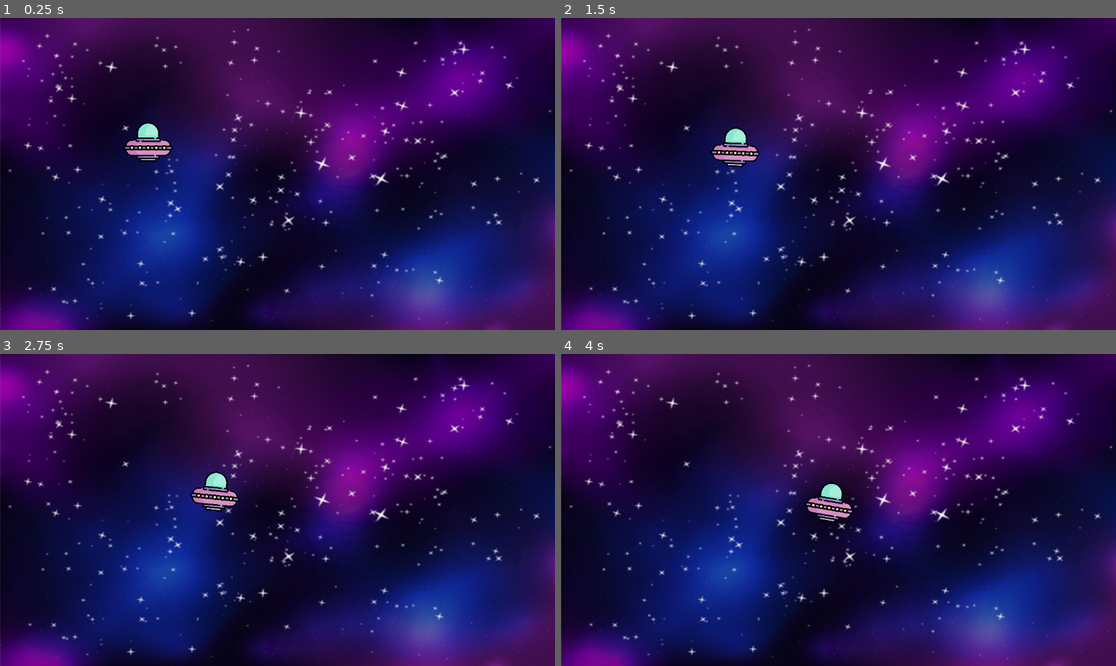
Above: before the commit, frames 1-4 (two rows, left to right).
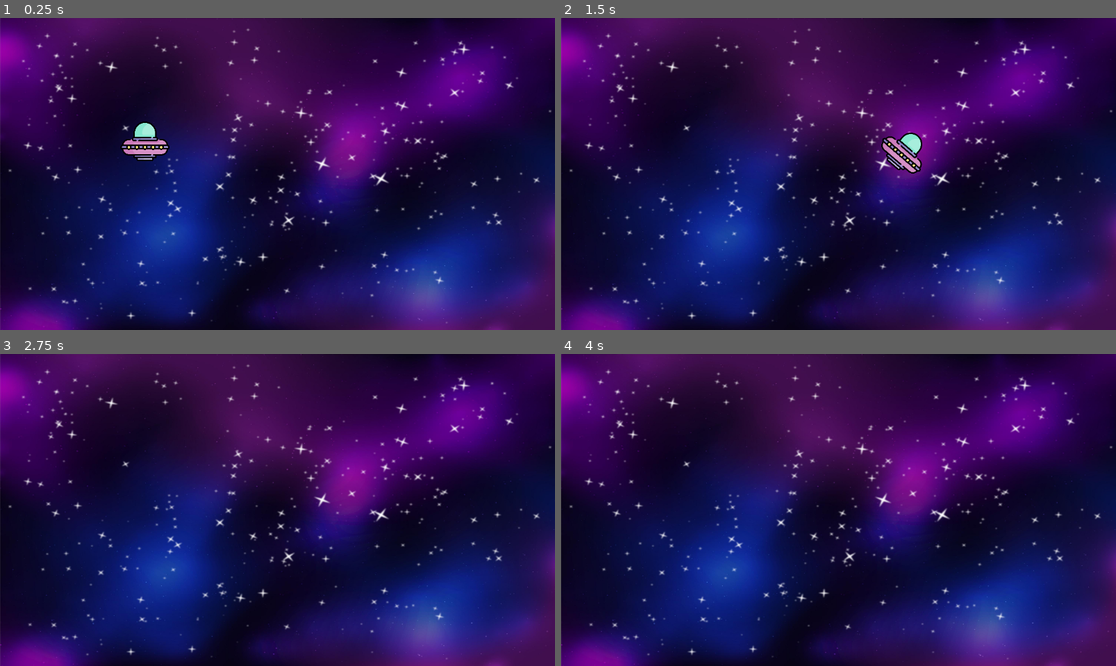
Above: after the commit, the same moments.

Repository: ben-miles/gamedevspeedysaucer
Game: Godot game, scene res://level_1.tscn
The game is run twice, just before and just after one commit, with the same random seed, the same clock (stepped at 60 frames per second) and the same inputs.
Inputs:
- Up to frame 1 (0.25 s): no input
- Up to frame 2 (1.5 s): hold Right (move_right, bound only after the commit) 0.53-1.28 s; hold Down (move_down, bound only after the commit) from 1.28 s (still down)
- Up to frame 3 (2.75 s): release Down (move_down, bound only after the commit) at 2.03 s; hold Right (move_right, bound only after the commit) from 2.03 s (still down)
- Up to frame 4 (4 s): release Right (move_right, bound only after the commit) at 2.78 s; hold Up (move_up, bound only after the commit) 2.78-3.53 s; hold Left (move_left, bound only after the commit) from 3.53 s (still down)

The runs differ from the first frame. In frame 1, 0.5% of the frame differs, in the area x 21-32%, y 33-47%; in frame 2, 1.4%, in the area x 26-66%, y 34-50%; in frame 3, 0.7%; in frame 4, 0.7%.

Commit message:
Add User Inputs

Diff:
--- a/player.gd
+++ b/player.gd
@@ -2,7 +2,7 @@
 
 # Called when the node enters the scene tree for the first time.
 func _ready():
-	apply_impulse(Vector2(25,5))
+	pass
 
 # Runs every frame (effected by framerate)
 func _process(delta):
@@ -10,4 +10,12 @@
 
 # Runs every time there is a phsyics calculation -- not effected by framerate
 func _physics_process(delta):
-	apply_force(Vector2(25,5))
+	var force = 1000
+	if Input.is_action_pressed("move_right"):
+		apply_force(Vector2(force,0))
+	if Input.is_action_pressed("move_left"):
+		apply_force(Vector2(-force,0))
+	if Input.is_action_pressed("move_up"):
+		apply_force(Vector2(0,-force))
+	if Input.is_action_pressed("move_down"):
+		apply_force(Vector2(0,force))
--- a/project.godot
+++ b/project.godot
@@ -14,3 +14,30 @@
 run/main_scene="res://level_1.tscn"
 config/features=PackedStringArray("4.1", "Forward Plus")
 config/icon="res://icon.svg"
+
+[input]
+
+move_right={
+"deadzone": 0.5,
+"events": [Object(InputEventKey,"resource_local_to_scene":false,"resource_name":"","device":0,"window_id":0,"alt_pressed":false,"shift_pressed":false,"ctrl_pressed":false,"meta_pressed":false,"pressed":false,"keycode":0,"physical_keycode":4194321,"key_label":0,"unicode":0,"echo":false,"script":null)
+, Object(InputEventKey,"resource_local_to_scene":false,"resource_name":"","device":0,"window_id":0,"alt_pressed":false,"shift_pressed":false,"ctrl_pressed":false,"meta_pressed":false,"pressed":false,"keycode":0,"physical_keycode":68,"key_label":0,"unicode":0,"echo":false,"script":null)
+]
+}
+move_left={
+"deadzone": 0.5,
+"events": [Object(InputEventKey,"resource_local_to_scene":false,"resource_name":"","device":-1,"window_id":0,"alt_pressed":false,"shift_pressed":false,"ctrl_pressed":false,"meta_pressed":false,"pressed":false,"keycode":0,"physical_keycode":4194319,"key_label":0,"unicode":0,"echo":false,"script":null)
+, Object(InputEventKey,"resource_local_to_scene":false,"resource_name":"","device":-1,"window_id":0,"alt_pressed":false,"shift_pressed":false,"ctrl_pressed":false,"meta_pressed":false,"pressed":false,"keycode":0,"physical_keycode":65,"key_label":0,"unicode":97,"echo":false,"script":null)
+]
+}
+move_down={
+"deadzone": 0.5,
+"events": [Object(InputEventKey,"resource_local_to_scene":false,"resource_name":"","device":-1,"window_id":0,"alt_pressed":false,"shift_pressed":false,"ctrl_pressed":false,"meta_pressed":false,"pressed":false,"keycode":0,"physical_keycode":4194322,"key_label":0,"unicode":0,"echo":false,"script":null)
+, Object(InputEventKey,"resource_local_to_scene":false,"resource_name":"","device":-1,"window_id":0,"alt_pressed":false,"shift_pressed":false,"ctrl_pressed":false,"meta_pressed":false,"pressed":false,"keycode":0,"physical_keycode":83,"key_label":0,"unicode":115,"echo":false,"script":null)
+]
+}
+move_up={
+"deadzone": 0.5,
+"events": [Object(InputEventKey,"resource_local_to_scene":false,"resource_name":"","device":-1,"window_id":0,"alt_pressed":false,"shift_pressed":false,"ctrl_pressed":false,"meta_pressed":false,"pressed":false,"keycode":0,"physical_keycode":4194320,"key_label":0,"unicode":0,"echo":false,"script":null)
+, Object(InputEventKey,"resource_local_to_scene":false,"resource_name":"","device":-1,"window_id":0,"alt_pressed":false,"shift_pressed":false,"ctrl_pressed":false,"meta_pressed":false,"pressed":false,"keycode":0,"physical_keycode":87,"key_label":0,"unicode":119,"echo":false,"script":null)
+]
+}
